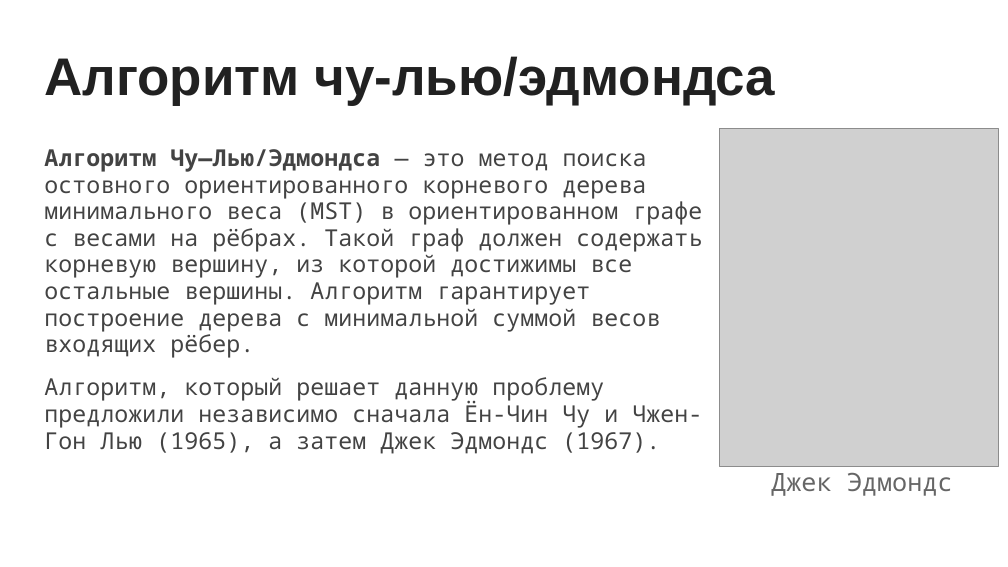
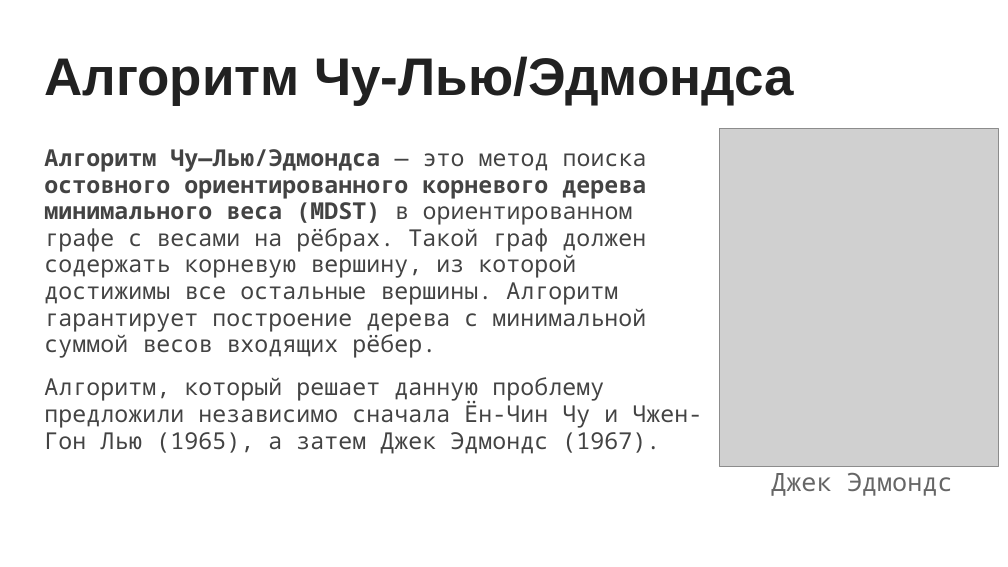
Before and after one commit to Alexander-Snigirev/AltExam, a slide deck: slide 3 of theory/presentation.pptx. Drawn at 1008x567 pixels with LibreOffice and Linux fonts; fonts in the diff are those of the drawing; grey boxes stand for pictures. Boxes give left, top, right and bottom in pixels: in the first picture for what was removed or moved away, otherwise in the second. Text is boxed around its words. In the diff, an @@ line names an element or a change of style, - is before the commit and + after.

```diff
--- a/theory/presentation.pptx
+++ b/theory/presentation.pptx
@@ title at (44, 56, 793, 105): text changed @@
-Алгоритм чу-лью/эдмондса
+Алгоритм Чу-Лью/Эдмондса
@@ text at (44, 149, 647, 358): text changed @@
-Алгоритм Чу—Лью/Эдмондса — это метод поиска остовного ориентированного корневого дерева минимального веса (MST) в ориентированном графе с весами на рёбрах. Такой граф должен содержать корневую вершину, из которой достижимы все остальные вершины. Алгоритм гарантирует построение дерева с минимальной суммой весов входящих рёбер.
+Алгоритм Чу—Лью/Эдмондса — это метод поиска остовного ориентированного корневого дерева минимального веса (MDST) в ориентированном графе с весами на рёбрах. Такой граф должен содержать корневую вершину, из которой достижимы все остальные вершины. Алгоритм гарантирует построение дерева с минимальной суммой весов входящих рёбер.
```
Also in this commit, not shown: 8 other slides changed, 1 slide added, 1 other file.
